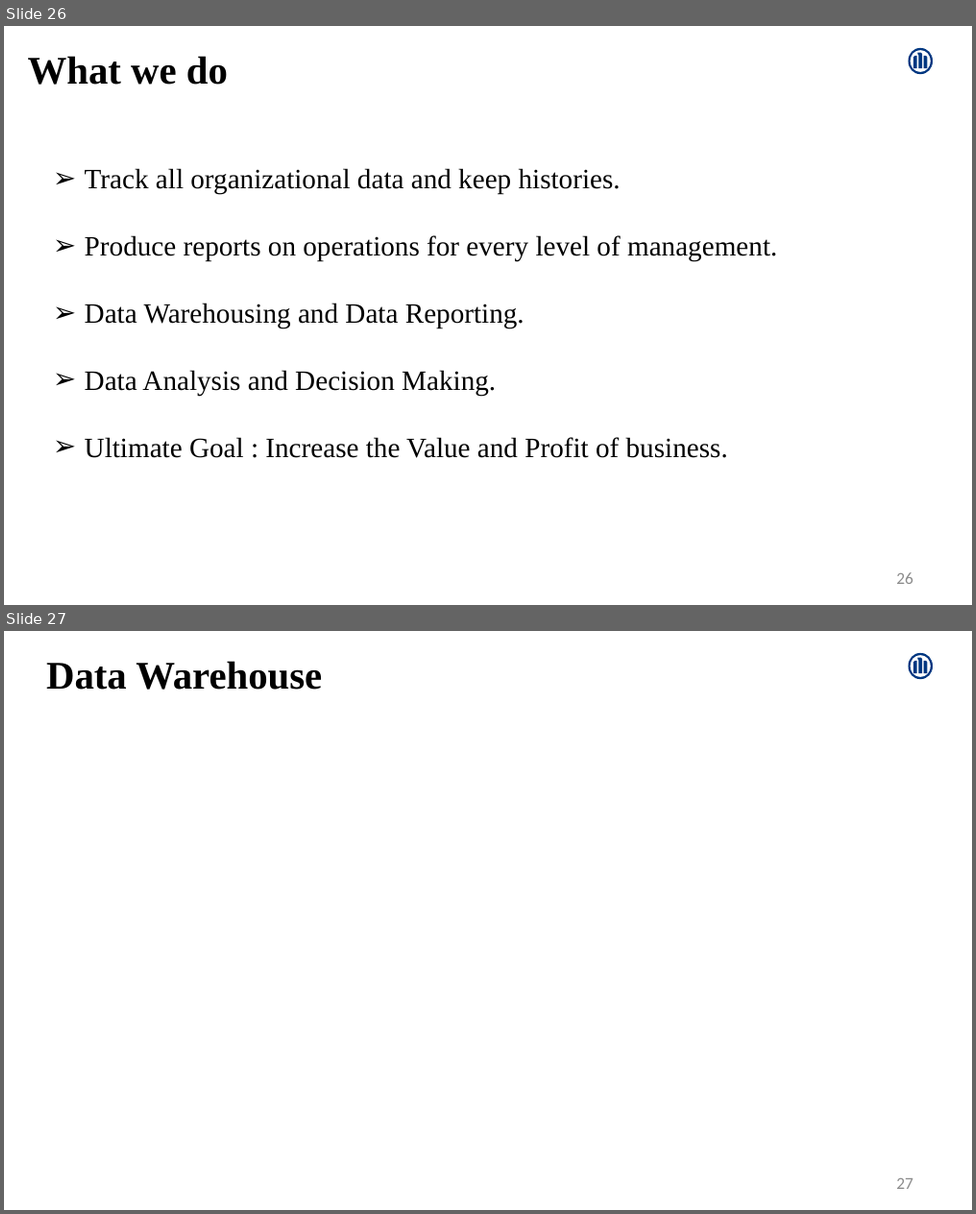
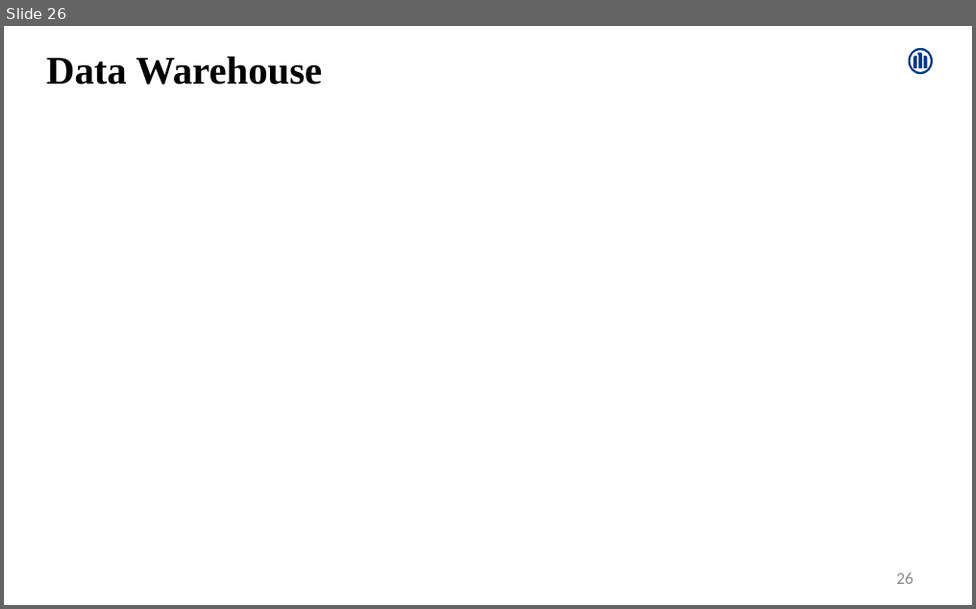
Before and after one commit to Amrutha-Mohan/UpdatedProjects, a slide deck: AmruthaMohan.pptx. Shown one above the other, each under a label of ours: slides 26 and 27 before the commit, slide 26 after it. The pictures are 976x1214 and 976x609 pixels, drawn with LibreOffice and Linux fonts; fonts in the diff are those of the drawing; background and template pictures are left out. Boxes give left, top, right and bottom in pixels: in the first picture for what was removed or moved away, otherwise in the second. Text is boxed around its words. In the diff, an @@ line names an element or a change of style, - is before the commit and + after.

```diff
--- a/AmruthaMohan.pptx
+++ b/AmruthaMohan.pptx
@@ slide 26 removed at box(4, 26, 972, 605), background #FFFFFF; not listed: 1 template element that a slide beside it also shows @@
@@ text removed at box(28, 56, 228, 85) @@
-What we do
@@ text removed at box(85, 168, 777, 458) @@
-➢ Track all organizational data and keep histories.
-➢ Produce reports on operations for every level of management.
-➢ Data Warehousing and Data Reporting.
-➢ Data Analysis and Decision Making.
-➢ Ultimate Goal : Increase the Value and Profit of business.
@@ page number removed at box(896, 572, 913, 584) @@
-26
@@ what was slide 27 is now slide 26 @@
@@ page number at box(896, 572, 913, 584): text changed @@
-27
+26
```
Also in this commit, not shown: 3 slides changed, 7 slides added, 8 other slides removed.
